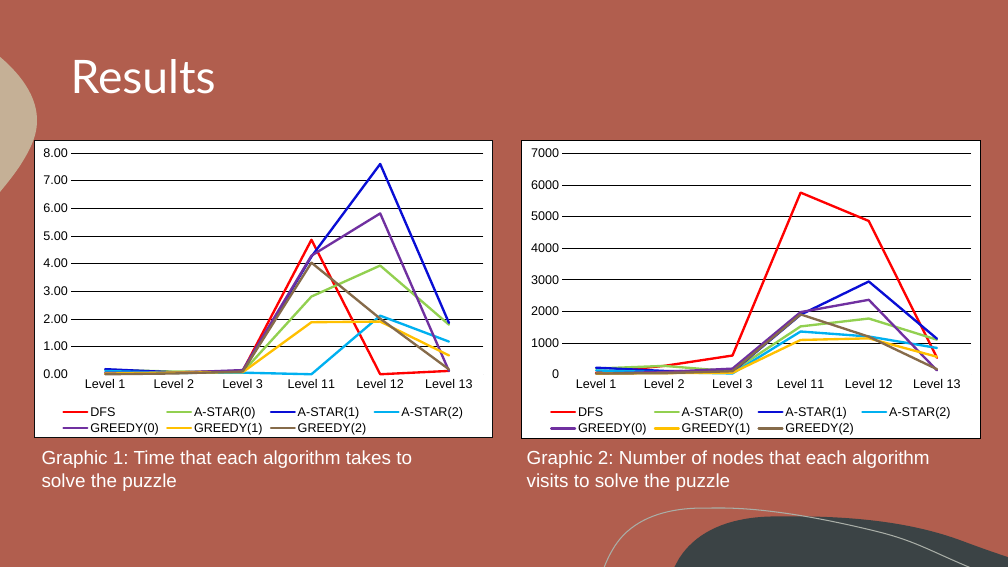
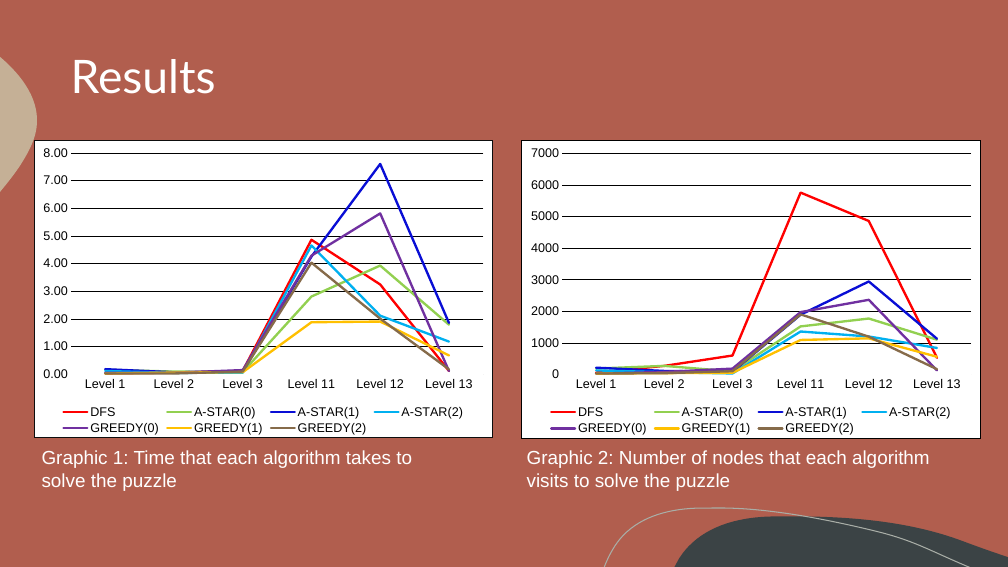
Before and after one commit to itsdomsantos/IART-2022, a slide deck: slide 7 of Chess Snake Puzzles – 2022 IA Project - Final Delivery.pptx. Drawn at 1008x567 pixels with LibreOffice and Linux fonts; fonts in the diff are those of the drawing. Boxes give left, top, right and bottom in pixels: in the first picture for what was removed or moved away, otherwise in the second. Text is boxed around its words. In the diff, an @@ line names an element or a change of style, - is before the commit and + after.

Commit message:
Fix ppt error in graph

```diff
--- a/Chess Snake Puzzles – 2022 IA Project - Final Delivery.pptx
+++ b/Chess Snake Puzzles – 2022 IA Project - Final Delivery.pptx
@@ line chart at <box>34,141,492,439</box> @@
@@ DFS, Level 12: 0 to 3.2 @@
@@ A-STAR(2), Level 11: 0 to 4.7 @@
```
